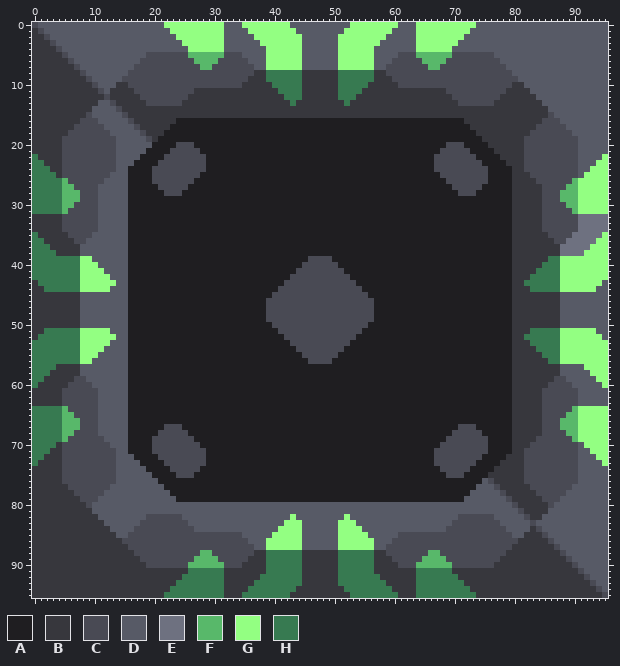
Two versions of one sprite sheet, assets/sprites/blocks/ballistic-factory.png. That is the earlier state.
The file is 96x96 pixels. Colours within 5 levels of each other are drawn and written as one.
Palette (. is transparent): A #1f1e21  B #37373d  C #494a54  D #575a66  E #6e7180  F #58b86a  G #93ff82  H #377a51
Now the later version:
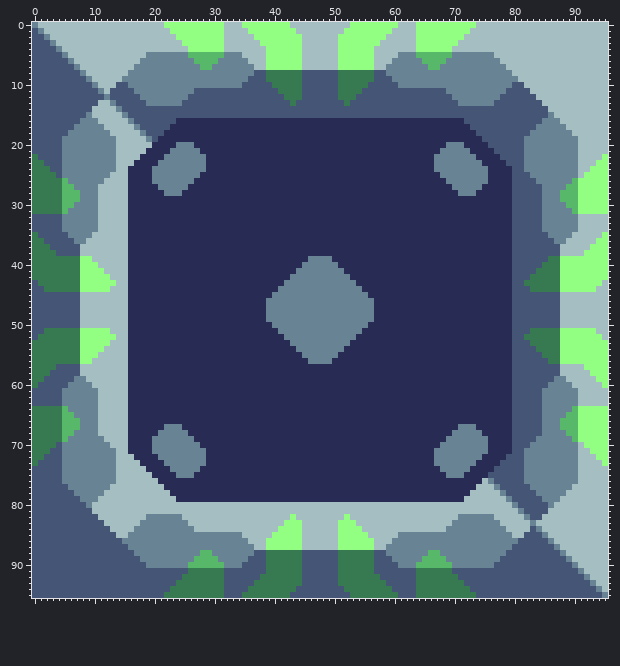
The edit:
Colour A changes from #1f1e21 to #282b54.
Colour B changes from #37373d to #455575.
Colour C changes from #494a54 to #688394.
Colour D changes from #575a66 to #a5bec2.
Colour E gives way to colour D in rows 32 to 34 at x 91 to 95; in row 35 at x 90 to 94; in row 36 at x 89 to 93; in row 37 at x 88 to 92; in row 38 at x 88 to 91.
Where, in picture pixels (left, top, right, bottom), the same in both pictures:
changed: (32, 22, 608, 598)
